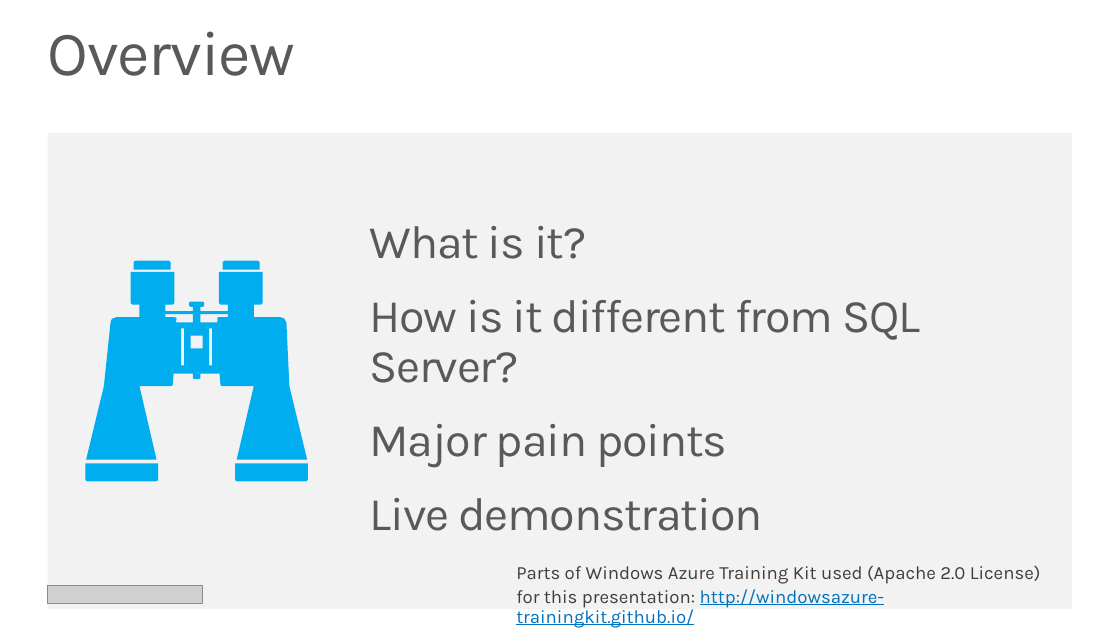
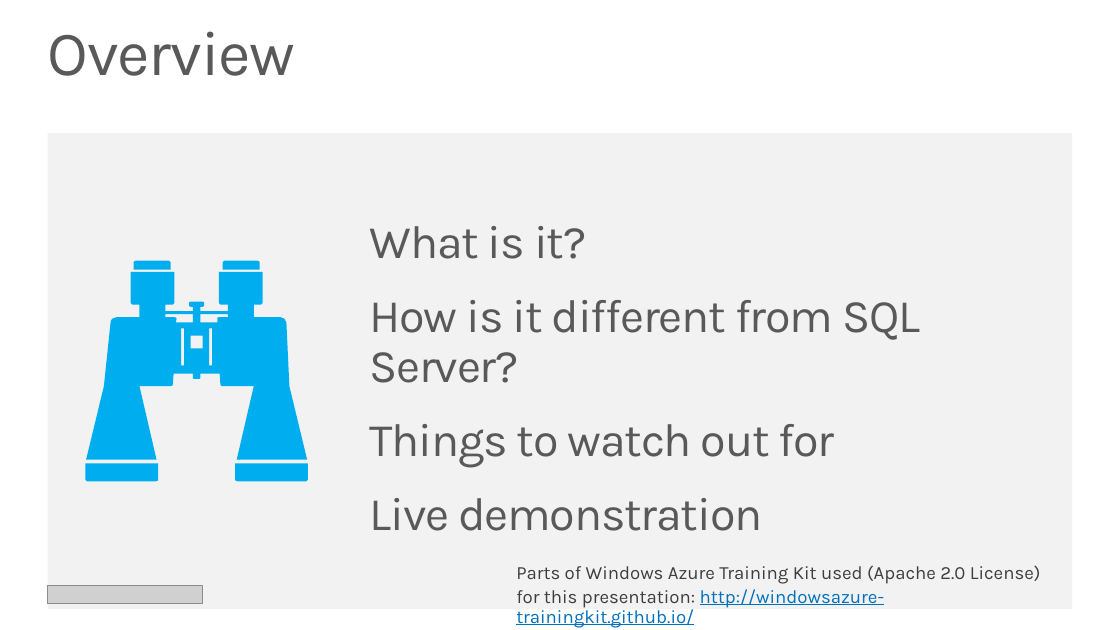
Before and after one commit to robdmoore/SQLAzureTransientDemo, a slide deck: slide 2 of Presentation.pptx. Drawn at 1120x630 pixels with LibreOffice and Linux fonts; fonts in the diff are those of the drawing; grey boxes stand for pictures. Boxes give left, top, right and bottom in pixels: in the first picture for what was removed or moved away, otherwise in the second. Text is boxed around its words. In the diff, an @@ line names an element or a change of style, - is before the commit and + after.

```diff
--- a/Presentation.pptx
+++ b/Presentation.pptx
@@ text at (x1=370, y1=424, x2=835, y2=467): text changed @@
-Major pain points
+Things to watch out for
```
Also in this commit, not shown: 4 other slides changed, 6 slides added, 6 slides removed.
